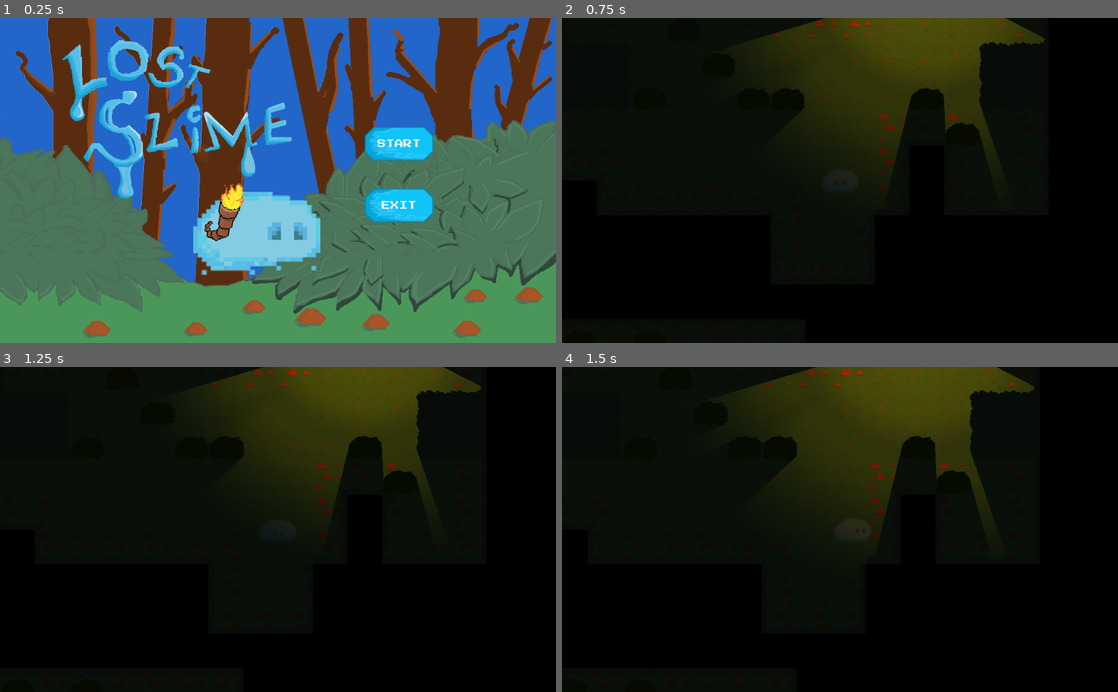
Above: before the commit, frames 1-4 (two rows, left to right).
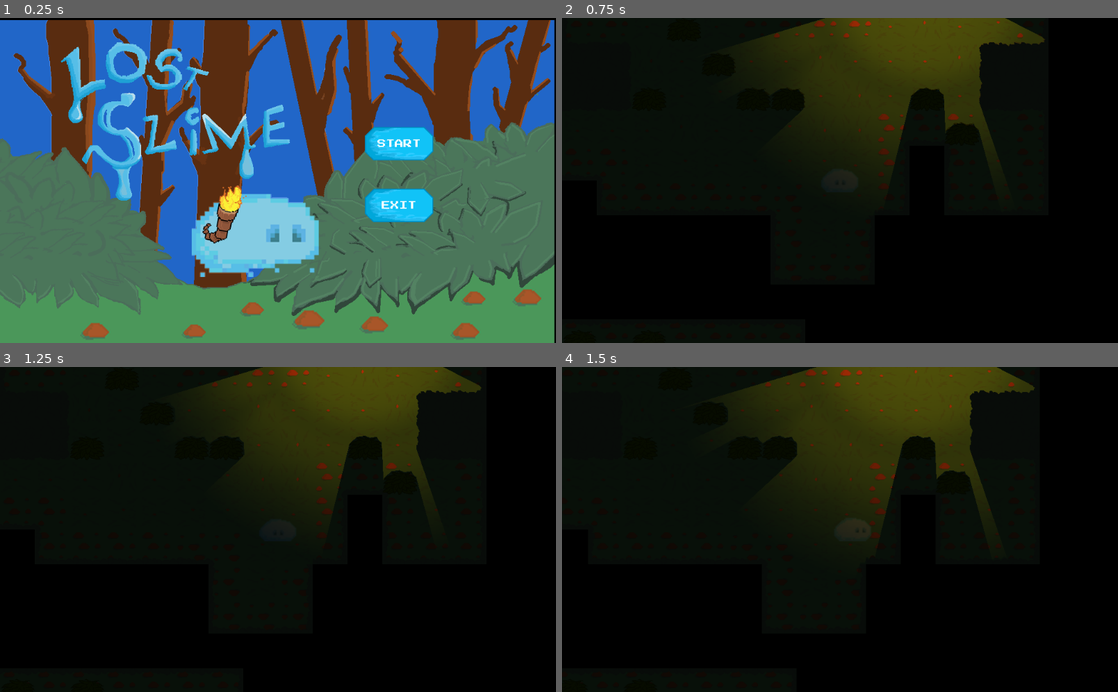
Above: after the commit, the same moments.

Repository: artis-krams/ggj21-lost-slime
Game: Godot game, scene res://MainMenu.tscn
Same seed, same stepped clock (60 frames per second), same inputs: the game is played once before the commit and once after it. Sound files missing from this copy of the repository are replaced by a short silence.
Inputs:
- Up to frame 1 (0.25 s): no input
- Up to frame 2 (0.75 s): click "START" at 0.5 s
- Up to frame 3 (1.25 s): no input
- Up to frame 4 (1.5 s): tap Enter at 1.25 s; hold Right (right) from 1.28 s (still down)

The runs differ from the first frame. In frame 1, 13% of the frame differs, in the area x 0-100%, y 0-100%; in frame 2, nothing differs; in frame 3, nothing differs; in frame 4, nothing differs.

Commit message:
added horn sounds

Diff:
--- a/MainMenu.tscn
+++ b/MainMenu.tscn
@@ -19,9 +19,14 @@
 }
 
 [node name="TextureRect" type="TextureRect" parent="."]
-margin_right = 40.0
-margin_bottom = 40.0
+margin_left = -3.0
+margin_top = 4.0
+margin_right = 1021.0
+margin_bottom = 604.0
 texture = ExtResource( 1 )
+__meta__ = {
+"_edit_use_anchors_": false
+}
 
 [node name="VBoxContainer" type="VBoxContainer" parent="."]
 anchor_left = 0.5
Not shown, added: sound/horn.ogg
Not shown, added: sound/horn_success.ogg
